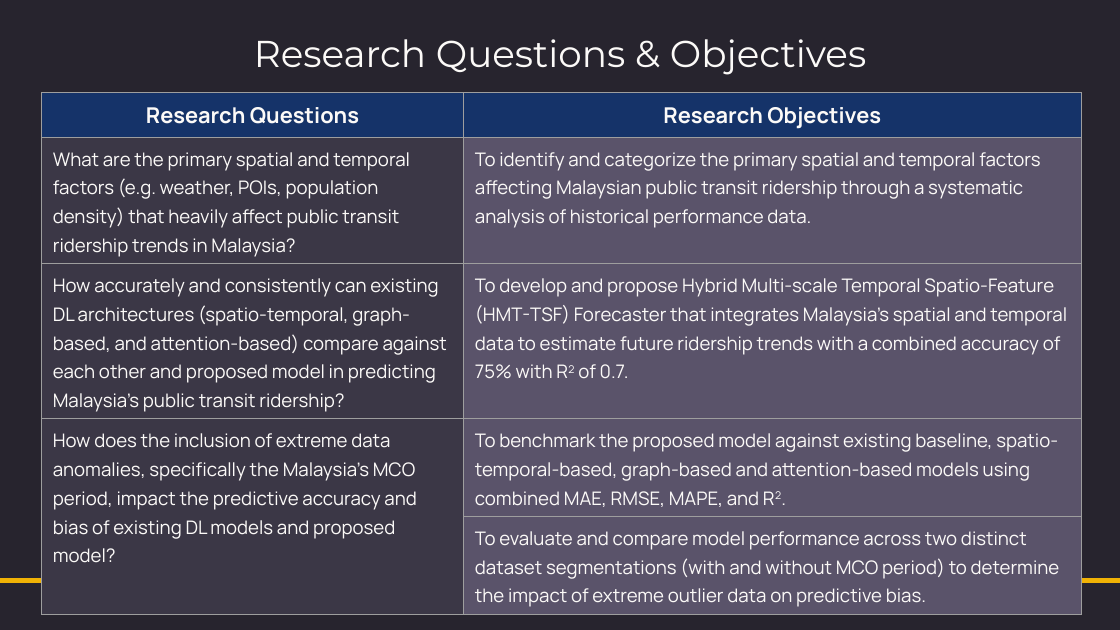
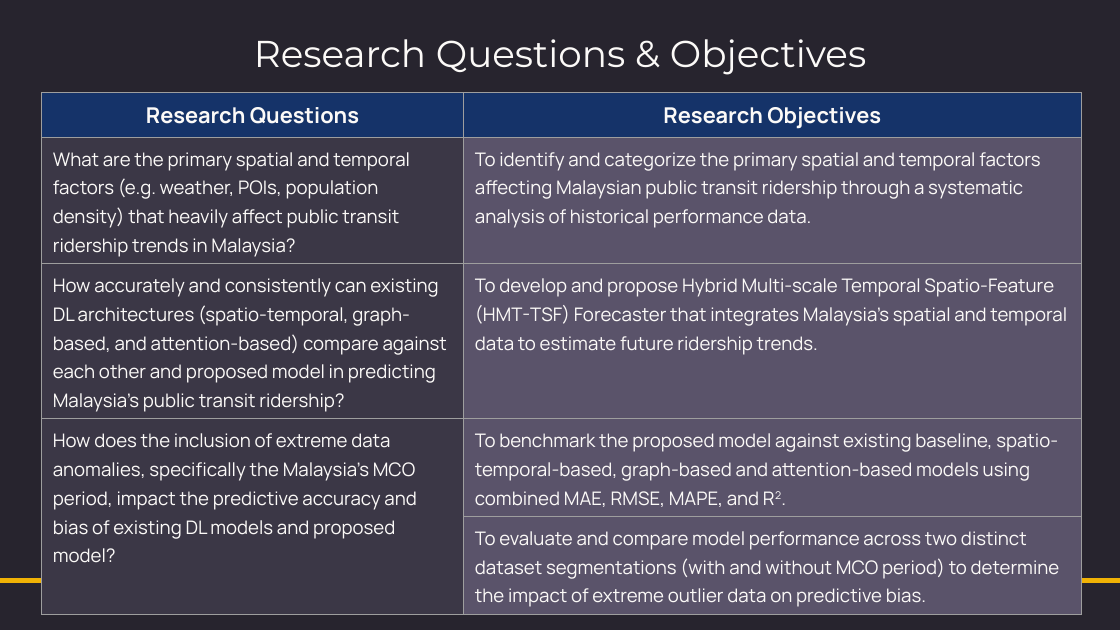
Before and after one commit to NightfuryEquinn/Ridership, a slide deck: slide 13 of docs/24202141_yipzixian_p1_presentation_revised.pptx. Drawn at 1120x630 pixels with LibreOffice and Linux fonts; fonts in the diff are those of the drawing. Boxes give left, top, right and bottom in pixels: in the first picture for what was removed or moved away, otherwise in the second. Text is boxed around its words. In the diff, an @@ line names an element or a change of style, - is before the commit and + after.

```diff
--- a/docs/24202141_yipzixian_p1_presentation_revised.pptx
+++ b/docs/24202141_yipzixian_p1_presentation_revised.pptx
@@ table at <box>41,93,1081,614</box> @@
-row 3, column 2: To develop and propose Hybrid Multi-scale Temporal Spatio-Feature (HMT-TSF) Forecaster that integrates Malaysia’s spatial and temporal data to estimate future ridership trends with a combined accuracy of 75% with R2 of 0.7.
+row 3, column 2: To develop and propose Hybrid Multi-scale Temporal Spatio-Feature (HMT-TSF) Forecaster that integrates Malaysia’s spatial and temporal data to estimate future ridership trends.
```
Also in this commit, not shown: 6 other slides changed, 24 other files.
